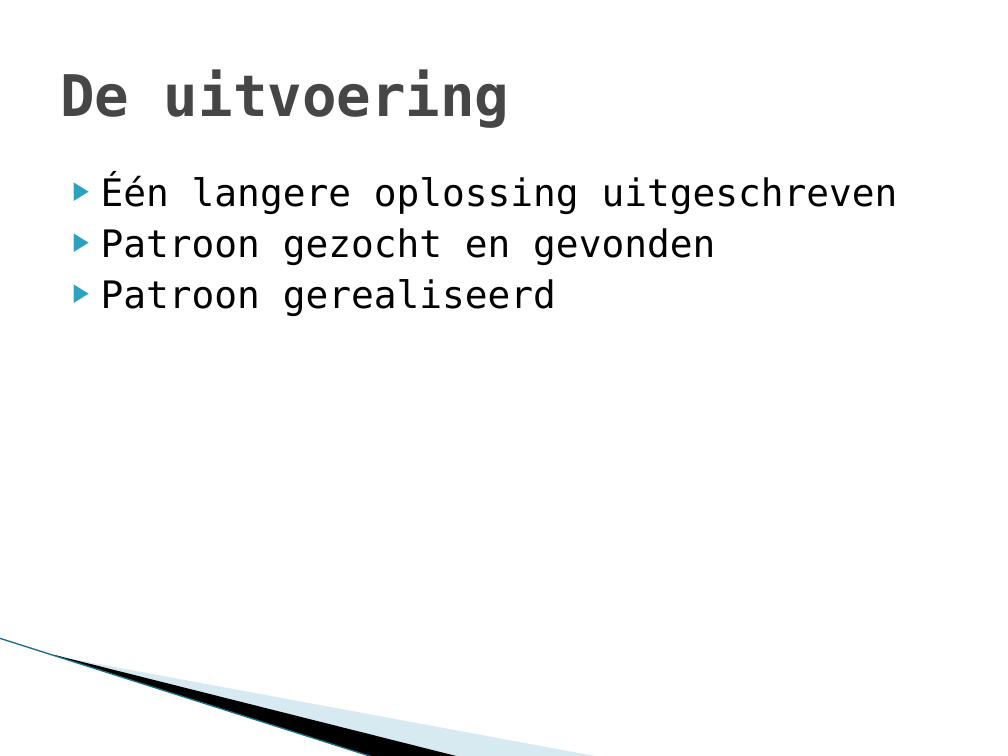
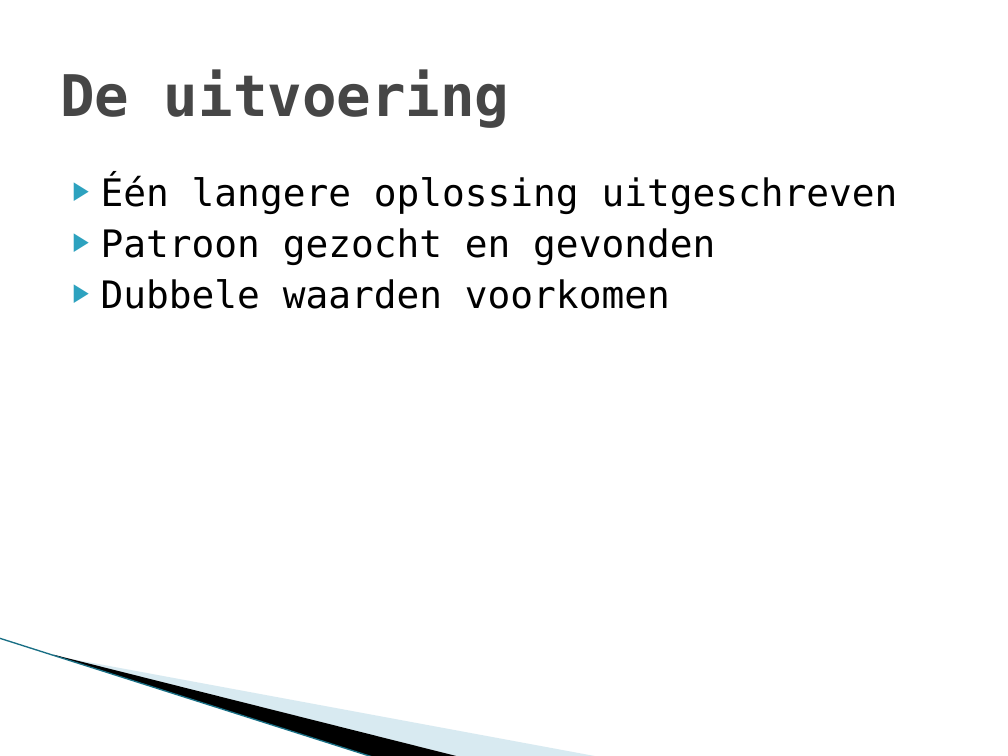
Before and after one commit to Green7izard/AP-AA, a slide deck: slide 3 of Week1/Week 1 - Partitions.pptx. Drawn at 1008x756 pixels with LibreOffice and Linux fonts; fonts in the diff are those of the drawing; background and template pictures are left out. Boxes give left, top, right and bottom in pixels: in the first picture for what was removed or moved away, otherwise in the second. Text is boxed around its words. In the diff, an @@ line names an element or a change of style, - is before the commit and + after.

```diff
--- a/Week1/Week 1 - Partitions.pptx
+++ b/Week1/Week 1 - Partitions.pptx
@@ text at box(101, 279, 670, 309): text changed @@
-▶ Patroon gerealiseerd
+▶ Dubbele waarden voorkomen
```
Also in this commit, not shown: 1 other slide changed.
